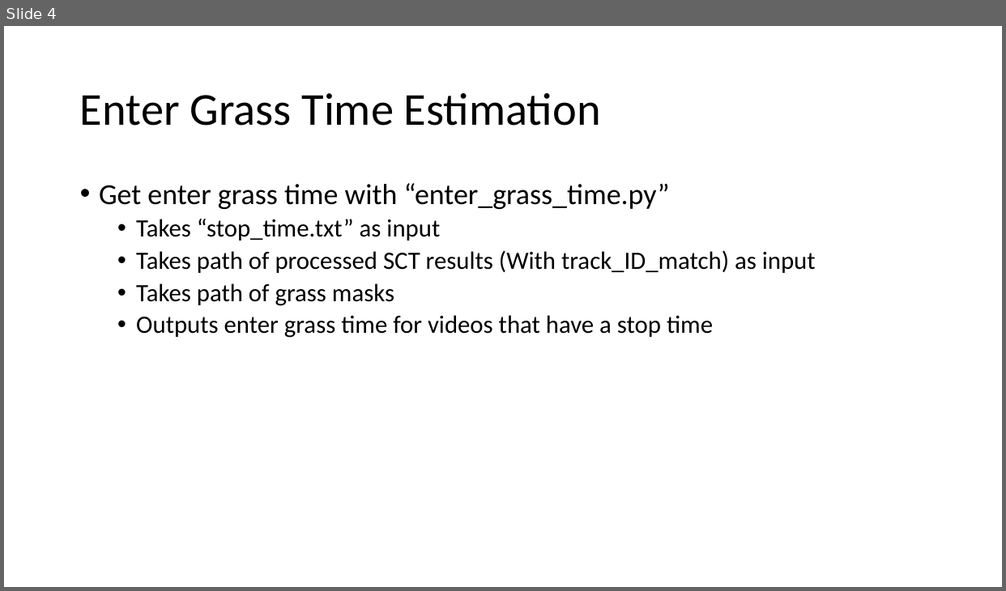
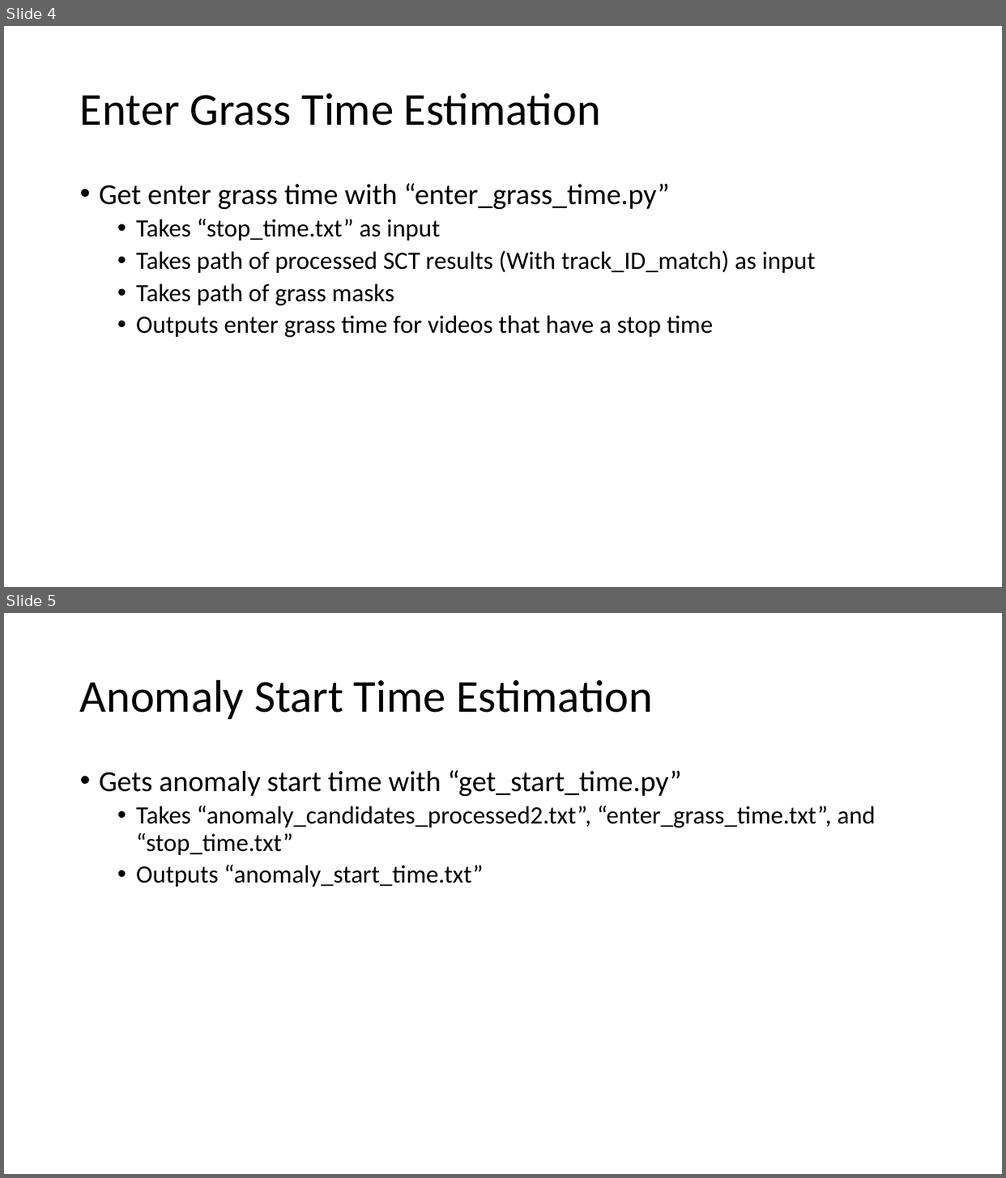
Before and after one commit to Y-x-Y/2019-CVPR-AIC-Track-3-UWIPL, a slide deck: time decision/time decision functions usage.pptx. Shown one above the other, each under a label of ours: slide 4 before the commit, slides 4 and 5 after it. The pictures are 1006x591 and 1006x1178 pixels, drawn with LibreOffice and Linux fonts; fonts in the diff are those of the drawing. Boxes give left, top, right and bottom in pixels: in the first picture for what was removed or moved away, otherwise in the second. Text is boxed around its words. In the diff, an @@ line names an element or a change of style, - is before the commit and + after.

```diff
--- a/time decision/time decision functions usage.pptx
+++ b/time decision/time decision functions usage.pptx
@@ slide 5 added at box(4, 613, 1002, 1174), background #FFFFFF @@
@@ title added at box(80, 679, 653, 719), 44 pt, text #000000 @@
+Anomaly Start Time Estimation
@@ text added at box(99, 770, 876, 887), 24 pt, text #000000 @@
+• Gets anomaly start time with “get_start_time.py”
+  • Takes “anomaly_candidates_processed2.txt”, “enter_grass_time.txt”, and “stop_time.txt”
+  • Outputs “anomaly_start_time.txt”
```
Also in this commit, not shown: 1 slide changed, 3 other files.
